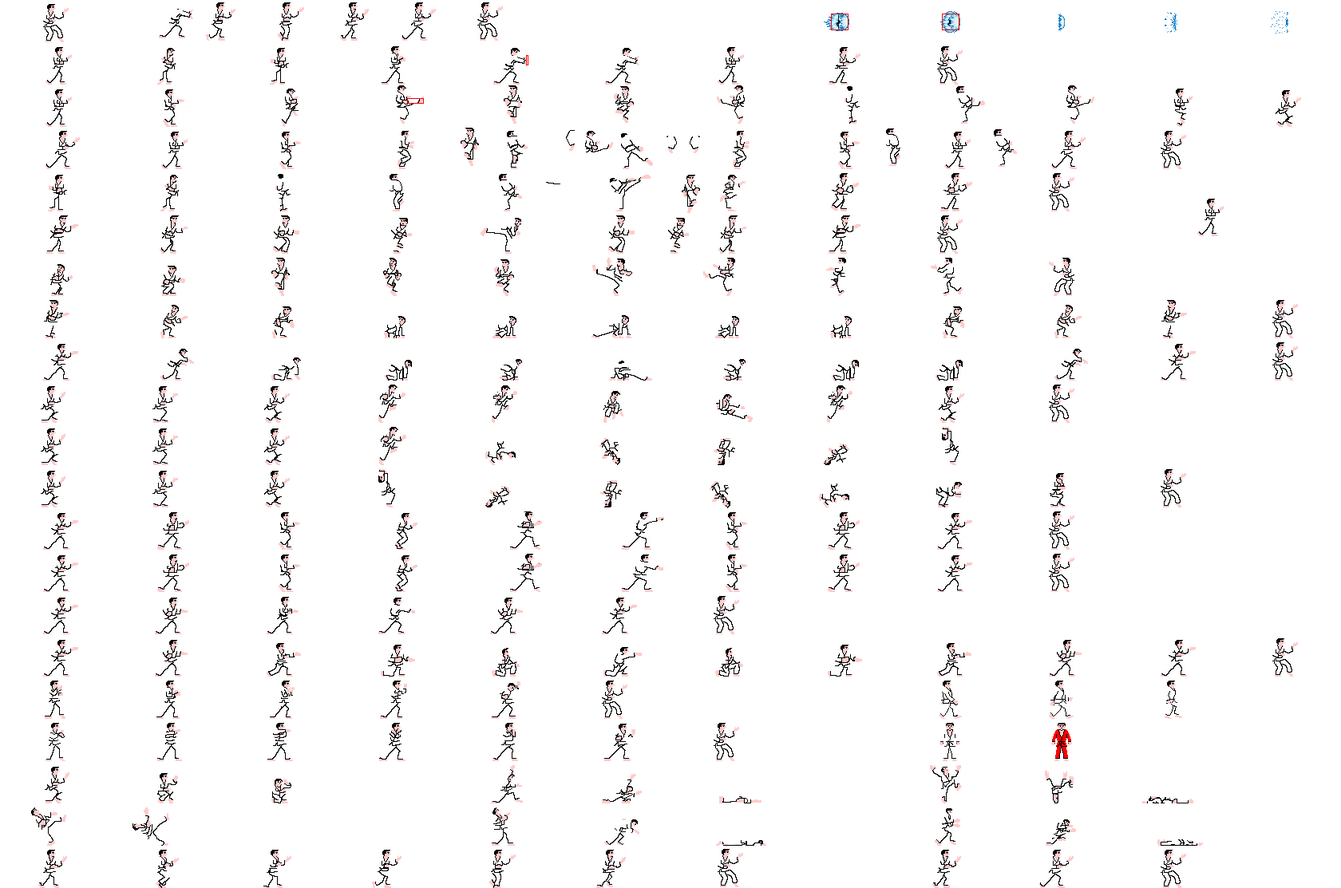
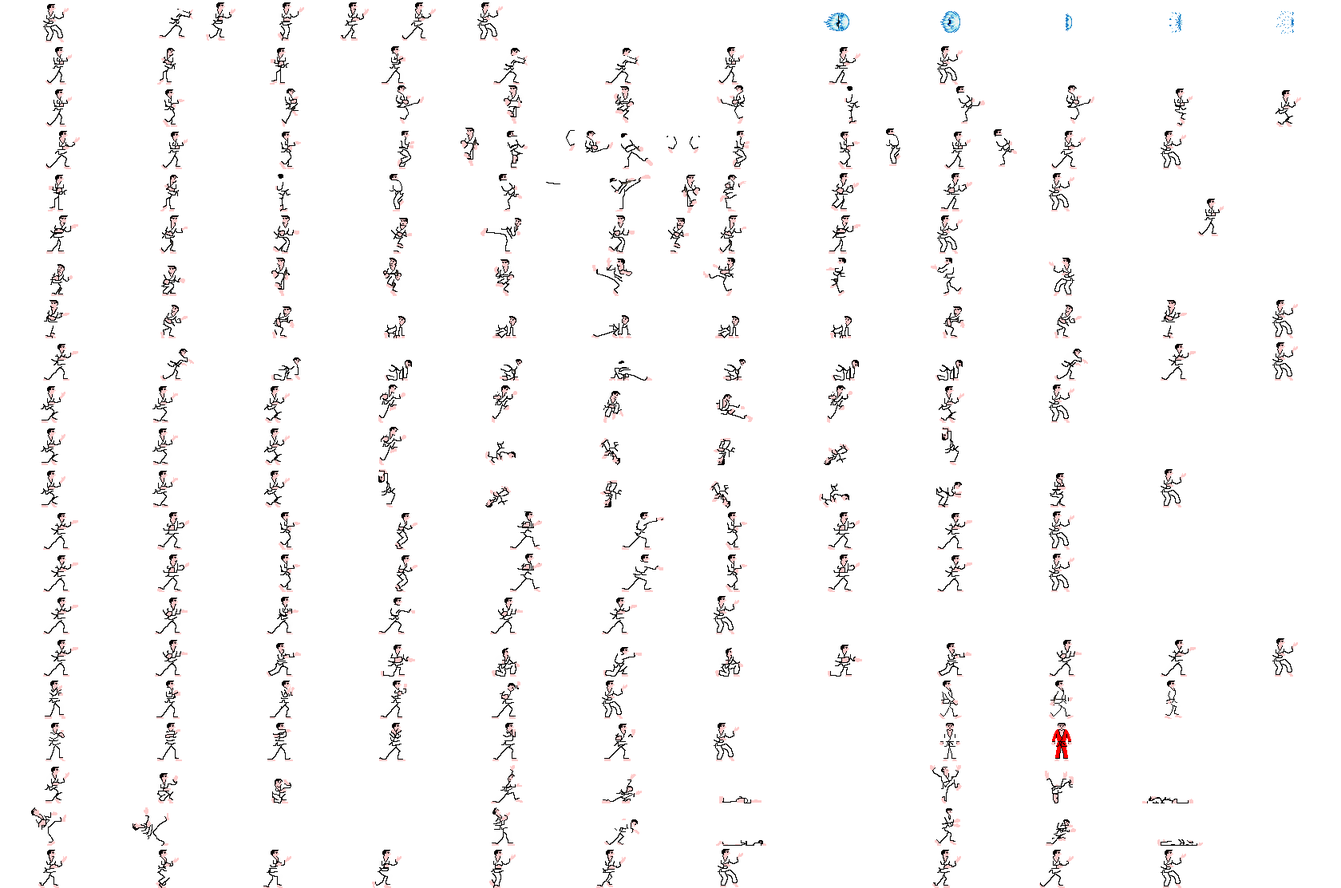
Two versions of the same layered image (1341 × 888). Layer-by-layer changes:
hid "Attack" over [407, 13, 960, 104]
painted on "Spritesheet" over [1058, 11, 1294, 34]
